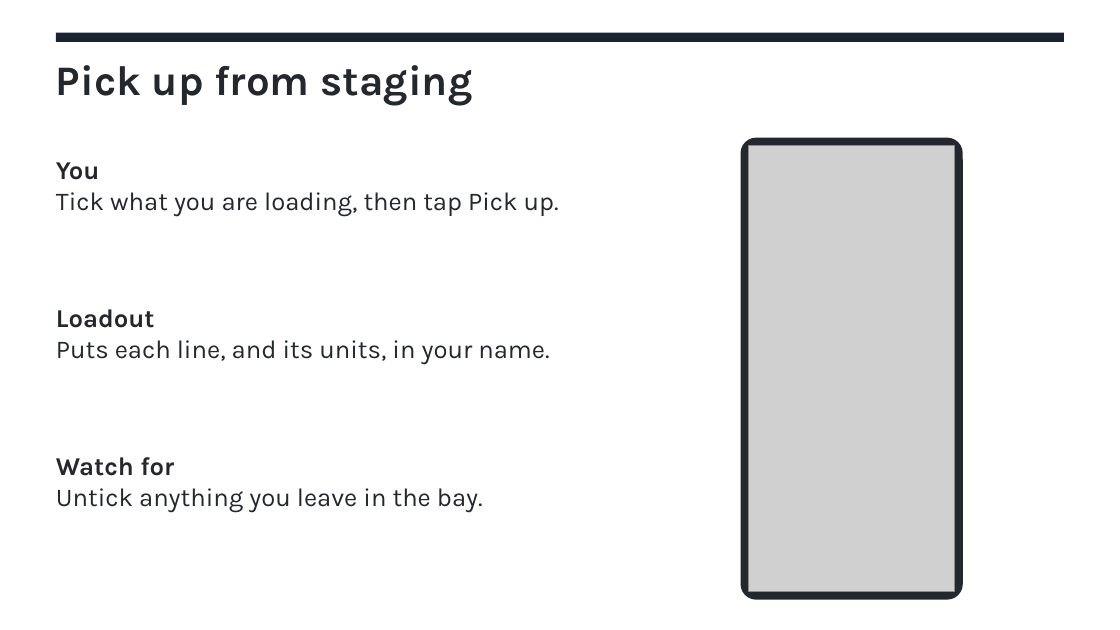
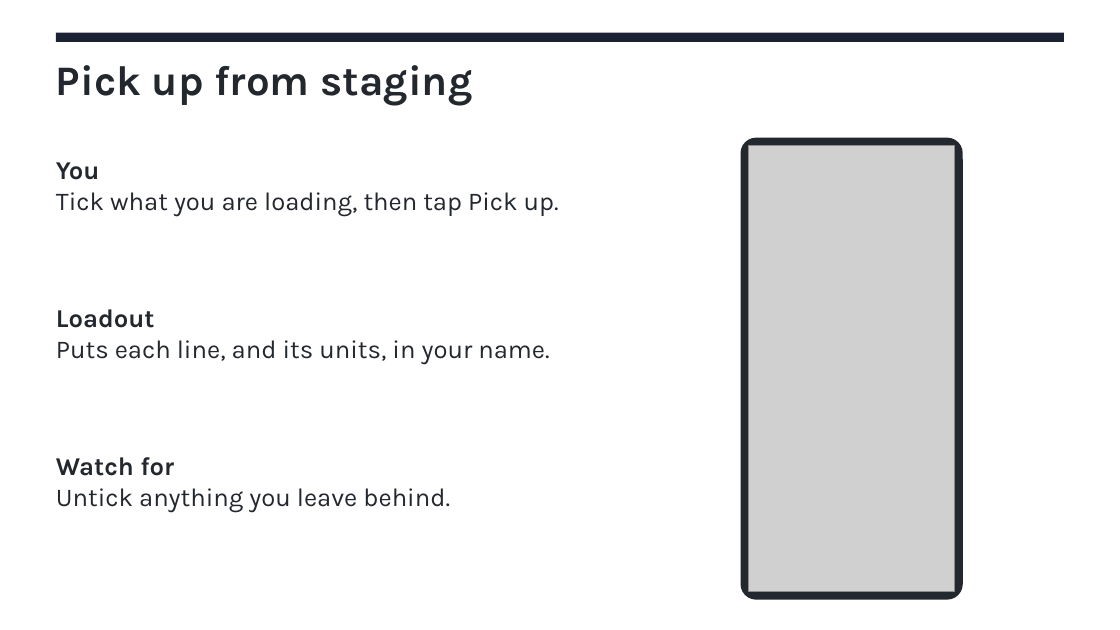
Before and after one commit to frank-umbrella/dev, a slide deck: slide 14 of loadout/training/Loadout-how-it-works.pptx (slide 13 before the commit). Drawn at 1120x630 pixels with LibreOffice and Linux fonts; fonts in the diff are those of the drawing; grey boxes stand for pictures. Boxes give left, top, right and bottom in pixels: in the first picture for what was removed or moved away, otherwise in the second. Text is boxed around its words. In the diff, an @@ line names an element or a change of style, - is before the commit and + after.

```diff
--- a/loadout/training/Loadout-how-it-works.pptx
+++ b/loadout/training/Loadout-how-it-works.pptx
@@ text at bbox=[56, 488, 450, 512]: text changed @@
-Untick anything you leave in the bay.
+Untick anything you leave behind.
```
Also in this commit, not shown: 7 other slides changed, 1 slide added, 40 other files.
